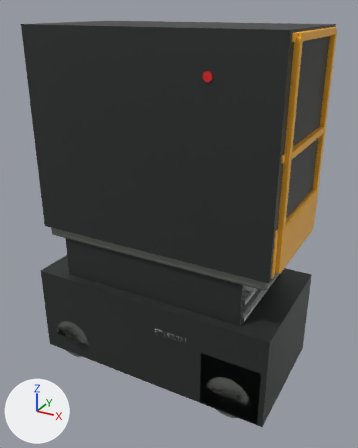
Two versions of the Blender file source/blender/es1930m-showcase-v1.0.blend, one commit apart.
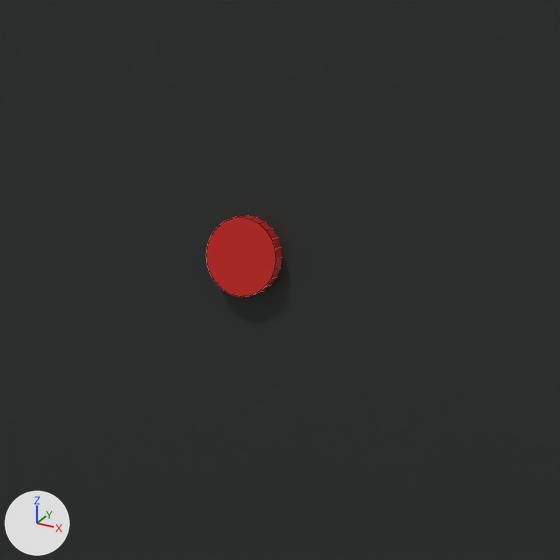
The first picture shows the older version from a 50 mm lens placed at (1.31, -2.33, 2.07), pointed at (0.04, -0.02, 0.92). The close-ups show the older and then the newer version on the part from 49% to 70% of the width and 9% to 26% of the height of that picture. Only the edits that show in the close-ups are written down. The lights are fixed; the arrows at lower left show +X, +Y and +Z. The close-ups show mesh edges as thin lines.

The first close-up shows 'PlatformEmergencyStop', 'Platform_Hit'.
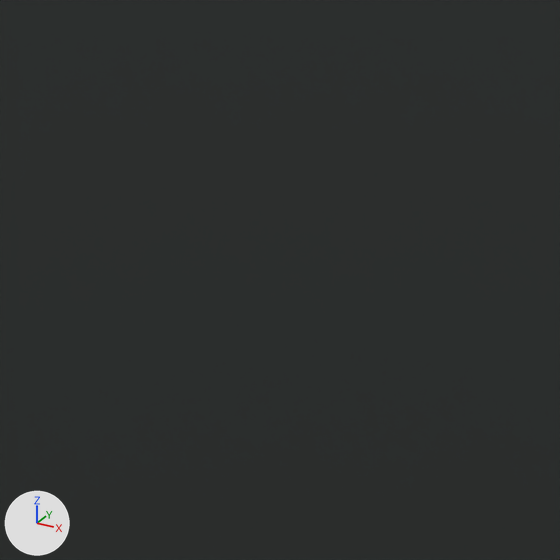
What changed in the scene script:
```text
Change ob_platformemergencystop:
    ob_platformemergencystop: bpy.data.objects.new('PlatformEmergencyStop', me_cylinder_054) -> bpy.data.objects.new('PlatformEmergencyStop', None)
    ob_platformemergencystop.rotation_euler: (1.571, 0.0, 0.0) -> (0.0, 0.0, 0.0)  # degrees (90, 0, 0) -> degrees (0, 0, 0)
    ob_platformemergencystop.location: (0.37, -0.365, 1.8) -> (0.0, 0.0, 0.0)
```

Pixel boxes (x1, y1, x2, y2) of what changed, in the close-ups (560 x 560 px):
'PlatformEmergencyStop', no longer drawn (red): before (207, 216, 282, 297)
